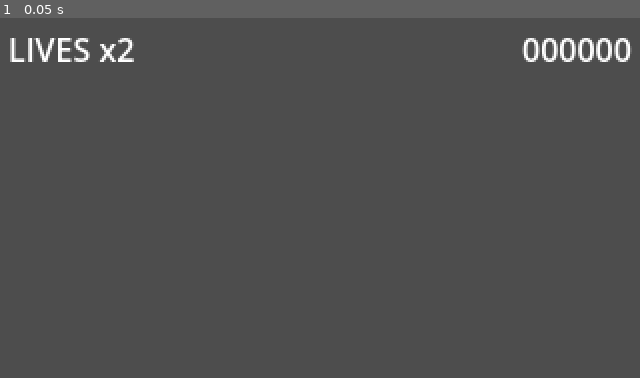
Above: before the commit, frame 1.
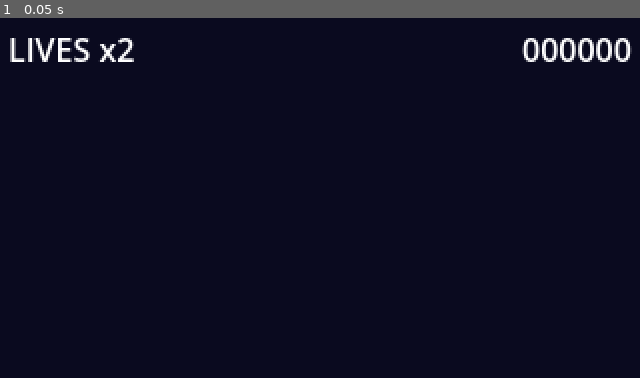
Above: after the commit, the same moment.

Repository: it-mikesoft/gng
Game: Godot game, scene res://scenes/level/level_01.tscn
Same seed, same stepped clock (60 frames per second), same inputs: the game is played once before the commit and once after it.
Inputs:
- Up to frame 1 (0.05 s): no input

The runs differ from the first frame. In frame 1, 99% of the frame differs, in the area x 0-100%, y 0-100%.

Commit message:
fix: stop flickering, fix blank screen
- draw_placeholder.gd: add _process() → queue_redraw() each frame for
  moving objects; static_geometry=true skips the loop (platforms/ground)
- level_01.gd: _make_draw_node() uses draw_placeholder.gd via preload
  instead of one-shot lambda+draw signal (which only drew for 1 frame)
- player/enemy_base: hide AnimatedSprite2D when sprite_frames==null to
  suppress Godot internal errors that caused visual glitches
- project.godot: dark midnight blue background (0.04, 0.04, 0.12) instead
  of default gray

Co-Authored-By: Claude Sonnet 4.6 <noreply@anthropic.com>

Diff:
--- a/game/project.godot
+++ b/game/project.godot
@@ -57,3 +57,4 @@
 
 renderer/rendering_method="gl_compatibility"
 renderer/rendering_method.mobile="gl_compatibility"
+environment/defaults/default_clear_color=Color(0.04, 0.04, 0.12, 1)
--- a/game/scripts/debug/draw_placeholder.gd
+++ b/game/scripts/debug/draw_placeholder.gd
@@ -1,10 +1,14 @@
-## Attach to any Node2D to draw a colored debug rect.
-## Remove once real sprites land.
+## Colored rect placeholder. Remove once real sprites land.
 extends Node2D
 
-@export var color : Color = Color.MAGENTA
-@export var size  : Vector2 = Vector2(16, 24)
+@export var color  : Color   = Color.MAGENTA
+@export var size   : Vector2 = Vector2(16, 24)
+@export var static_geometry : bool = false  # true = skip queue_redraw each frame
+
+func _process(_delta: float) -> void:
+	if not static_geometry:
+		queue_redraw()
 
 func _draw() -> void:
 	draw_rect(Rect2(-size * 0.5, size), color, true)
-	draw_rect(Rect2(-size * 0.5, size), Color.BLACK, false)
+	draw_rect(Rect2(-size * 0.5, size), Color(0, 0, 0, 1), false)
--- a/game/scripts/enemies/enemy_base.gd
+++ b/game/scripts/enemies/enemy_base.gd
@@ -23,6 +23,8 @@
 	hp         = max_hp
 	player_ref = get_tree().get_first_node_in_group("player") as CharacterBody2D
 	_auto_shapes()
+	if sprite.sprite_frames == null:
+		sprite.hide()
 
 func _auto_shapes() -> void:
 	var cs : CollisionShape2D = get_node_or_null("CollisionShape2D")
--- a/game/scripts/level/level_01.gd
+++ b/game/scripts/level/level_01.gd
@@ -63,14 +63,12 @@
 	sb.position = pos
 	add_child(sb)
 
-func _make_draw_node(pos: Vector2, size: Vector2, col: Color) -> Node2D:
-	var n := Node2D.new()
+func _make_draw_node(pos: Vector2, size: Vector2, col: Color, is_static: bool = true) -> Node2D:
+	var n : Node2D = preload("res://scripts/debug/draw_placeholder.gd").new()
 	n.position = pos
-	# Capture by value for the lambda
-	var s := size
-	var c := col
-	n.draw.connect(func(): n.draw_rect(Rect2(-s * 0.5, s), c, true))
-	n.queue_redraw()
+	n.set("color",           col)
+	n.set("size",            size)
+	n.set("static_geometry", is_static)
 	return n
 
 # ── player ────────────────────────────────────────────────────────────────────
@@ -89,8 +87,8 @@
 		hb.shape = s
 	if player.weapon_scene == null:
 		player.weapon_scene = load("res://scenes/weapons/lance.tscn")
-	# Placeholder rect on player
-	var ph := _make_draw_node(Vector2.ZERO, Vector2(12, 22), Color(0.9, 0.8, 0.2))
+	# Placeholder rect on player (not static — moves with player)
+	var ph := _make_draw_node(Vector2.ZERO, Vector2(12, 22), Color(0.9, 0.8, 0.2), false)
 	player.add_child(ph)
 	GameManager.set_checkpoint(player.global_position)
 
--- a/game/scripts/player.gd
+++ b/game/scripts/player.gd
@@ -28,6 +28,8 @@
 	add_to_group("player")
 	GameManager.register_player(self)
 	hurtbox.body_entered.connect(_on_hurtbox_body_entered)
+	if sprite.sprite_frames == null:
+		sprite.hide()
 
 func _physics_process(delta: float) -> void:
 	match state:
